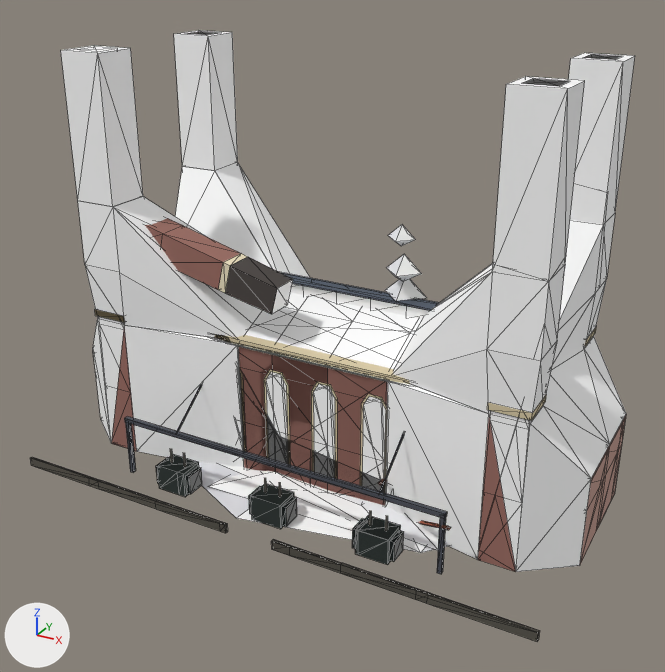
The glTF model client/public/assets/models/lm_kiln_point_power.glb: old version first, new version second.
Camera for both pictures: a 50 mm camera at (80.4, -149.4, 101.7) aimed at (1.1, -5.1, 29.5). Lighting does not change. The marker at lower left points along +X, +Y and +Z. The first picture is the older version. Mesh edges are drawn as thin lines. Vertices at exactly the same position are counted once.

In view in the first picture: 'chunk_00', 'chunk_02', 'chunk_06', 'chunk_08', 'chunk_09', 'chunk_12', 'chunk_13', 'chunk_14', 'chunk_15', 'damaged', 'intact', 'rubble' and 3 more.
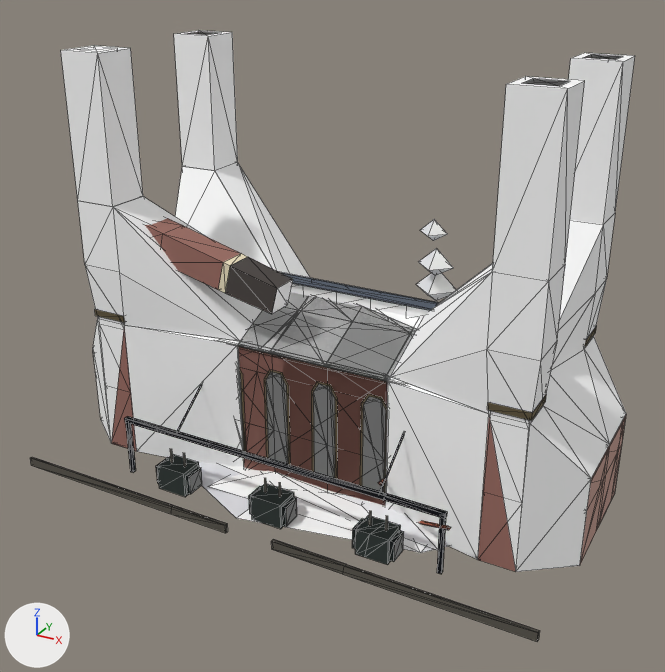
Location of each change, (x1, y1, x2, y2) in pixels of the pictures (665 x 672 px; the box of a moved part takes in the faces that stretch with it):
'damaged', reshaped
    before: (30, 218, 539, 642)
    after: (30, 56, 619, 642)
'intact', reshaped
    before: (30, 31, 623, 642)
    after: (30, 31, 623, 641)
part 1 of me_damaged, added
    after: (125, 422, 136, 472)
part 2 of me_damaged, added
    after: (437, 517, 446, 574)
part 3 of me_damaged, moved or reshaped
    before: (385, 279, 426, 301)
    after: (416, 273, 456, 301)
part 4 of me_damaged, moved or reshaped
    before: (386, 254, 421, 282)
    after: (419, 249, 453, 276)
part 5 of me_damaged, moved or reshaped
    before: (388, 225, 415, 246)
    after: (420, 219, 448, 241)
part 6 of me_damaged, moved or reshaped (mostly hidden before)
    before: (30, 335, 539, 642)
    after: (30, 56, 619, 642)
part 7 of me_intact, moved or reshaped (not visible afterwards)
    before: (292, 283, 431, 311)
part 8 of me_intact, cut back (beige)
    before: (214, 335, 410, 384)

The change, as a list of edits to the scene's bpy script:
```text
Change me_damaged:
    used by ob_damaged; location = (0.0, 0.0, 0.0)
    remove me_damaged.from_pydata(...)  # 1212 vertices, 1443 faces; spans x -54.8..54.8, y -35.0..35.0, z 0.0..82.0
    add me_damaged.from_pydata(...)  # 1127 vertices, 1405 faces; spans x -54.8..54.8, y -35.0..35.0, z 0.0..82.0
    me_damaged part 1: a new loose piece, a box spanning x -34.4..-33.6, y -26.9..-26.1, z 0.0..12.0, in mat_city_atlas
    me_damaged part 2: a new loose piece, a box spanning x 33.6..34.4, y -26.9..-26.1, z 0.0..12.0, in mat_city_atlas
    me_damaged part 3: the loose piece of 6 vertices spanning x 8.0..17.0, y -1.1..7.9, z 34.8..41.5 is moved by (4.0, 6.0, 0.0)
    me_damaged part 4: the loose piece of 6 vertices spanning x 9.3..16.7, y -2.7..4.7, z 40.9..46.4 is moved by (4.0, 6.0, 0.0)
    me_damaged part 5: the loose piece of 6 vertices spanning x 8.4..14.2, y 0.5..6.2, z 47.0..51.3 is moved by (4.0, 6.0, 0.0)
    me_damaged part 6: 25 vertices moved from x -29.4..42.0, y -29.0..35.0, z 0.0..28.8 to x -18.4..42.0, y -29.0..35.0, z 0.0..33.6; 471 vertices removed from x -42.4..47.8, y -35.0..35.0, z 0.0..65.1; 465 vertices added at x -42.0..45.8, y -35.0..35.0, z 0.0..82.0
    other edits to the shape of me_damaged do not show in these pictures
Change me_intact:
    used by ob_intact; location = (0.0, 0.0, 0.0)
    remove me_intact.from_pydata(...)  # 887 vertices, 1096 faces; spans x -54.8..54.8, y -35.0..35.0, z 0.0..82.0
    add me_intact.from_pydata(...)  # 851 vertices, 1092 faces; spans x -54.8..54.8, y -35.0..35.0, z 0.0..82.0
    me_intact part 7: the loose piece of 4 vertices spanning x -30.6..30.6, y -2.2..2.2, z 37.5 is moved by (0.0, 0.0, 0.1)
    me_intact part 8
    8 vertices are removed from x -42.4..42.4, y -16.4..16.4, z 29.0..30.0
    12 faces are deleted
    20 new vertices lie (0.0, 0.0, -1.0) away from vertices in x -42.0..42.0, y -16.0..16.0, z 29.0
    40 new faces join them
    other edits to the shape of me_intact do not show in these pictures
```
